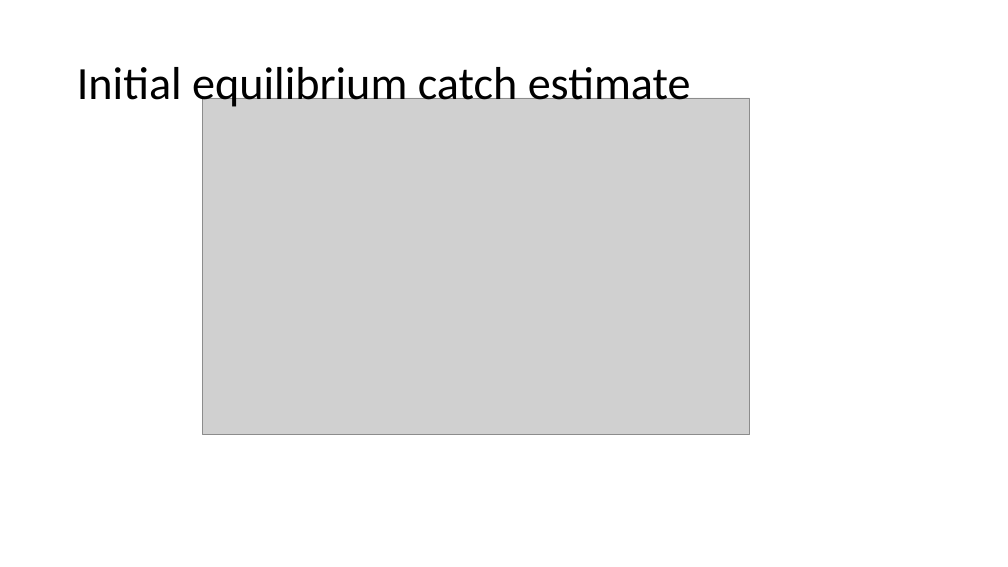
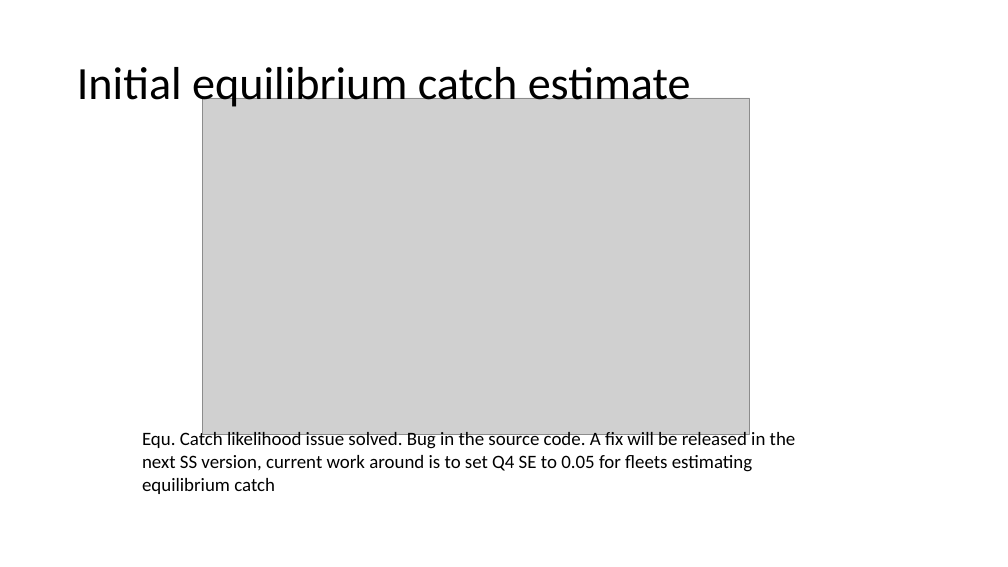
Before and after one commit to PIFSCstockassessments/WCNPOSWO-2023, a slide deck: slide 15 of 2023 North Pacific SWO assessment.pptx. Drawn at 1008x567 pixels with LibreOffice and Linux fonts; fonts in the diff are those of the drawing; grey boxes stand for pictures. Boxes give left, top, right and bottom in pixels: in the first picture for what was removed or moved away, otherwise in the second. Text is boxed around its words. In the diff, an @@ line names an element or a change of style, - is before the commit and + after.

```diff
--- a/2023 North Pacific SWO assessment.pptx
+++ b/2023 North Pacific SWO assessment.pptx
@@ text added at box(142, 430, 796, 494), 18 pt, text #000000 @@
+Equ. Catch likelihood issue solved. Bug in the source code. A fix will be released in the next SS version, current work around is to set Q4 SE to 0.05 for fleets estimating equilibrium catch
```
Also in this commit, not shown: 1 other slide changed, 1 other file.
